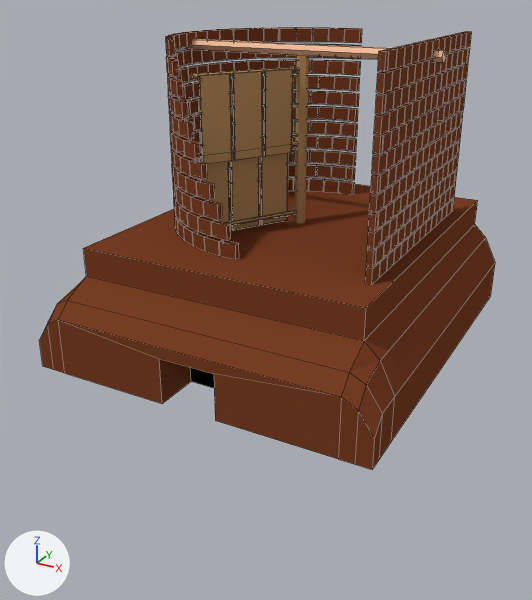
Renders of the Blender file WindGame/Assets/Blender/persianturbine.blend from each side of a commit.
The view is the same before and after, from a 50 mm camera at (11.4, -23.3, 12.2) aimed at (-0.4, -1.8, 1.5). The lights are fixed; the arrows at lower left show +X, +Y and +Z. Mesh edges are drawn as thin lines on the coarser meshes.

In view in the first picture: 'Cube', 'Cube.001', 'TurbineHolder', 'axis', 'blade'.
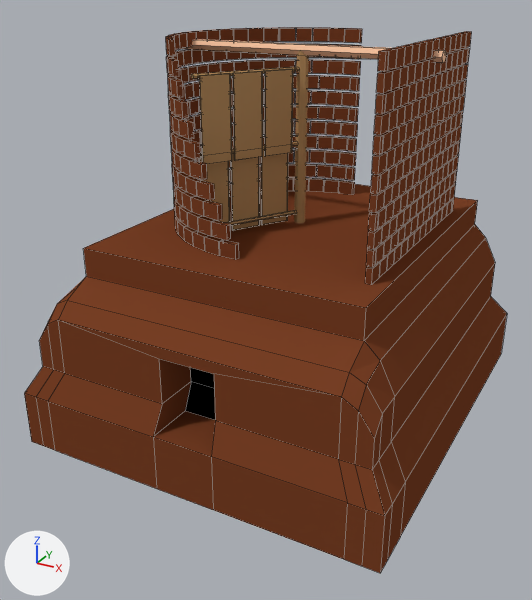
Boxes [x1, y1, x2, y2] around the edits, measured in the pictures (532 x 600 px):
'Cube', reshaped (42% taller): before [39, 224, 495, 470]; after [24, 224, 507, 573]
part 1 of me_cube_001, added (brown): after [24, 297, 507, 573]

Patch to the scene script:
```diff
--- a/WindGame/Assets/Blender/persianturbine.blend.py
+++ b/WindGame/Assets/Blender/persianturbine.blend.py
@@ me_cube_001 @@
 # used by ob_cube; location = (0.0, 0.0, 0.0)
-me_cube_001.from_pydata(...)  # 48 vertices, 37 faces; spans x -6.0..6.0, y -7.5..6.0, z 0.0..3.0
+me_cube_001.from_pydata(...)  # 86 vertices, 76 faces; spans x -6.6..6.6, y -7.94..6.91, z -3.0..3.0
+# me_cube_001 part 1
+# 20 vertices are added at x -6.6..6.6, y -7.94..6.91, z -3.0..-1.0
+# 18 new vertices lie (0.0, 0.0, 2.0) away from vertices in x -6.6..6.6, y -7.94..6.91, z -3.0
+# 38 new faces join them, mat_brickmat (brown #794126)
+# 1 new face joins them, mat_inside (black #000000)
 me_cube_001.materials.append(mat_brickmat)
```
